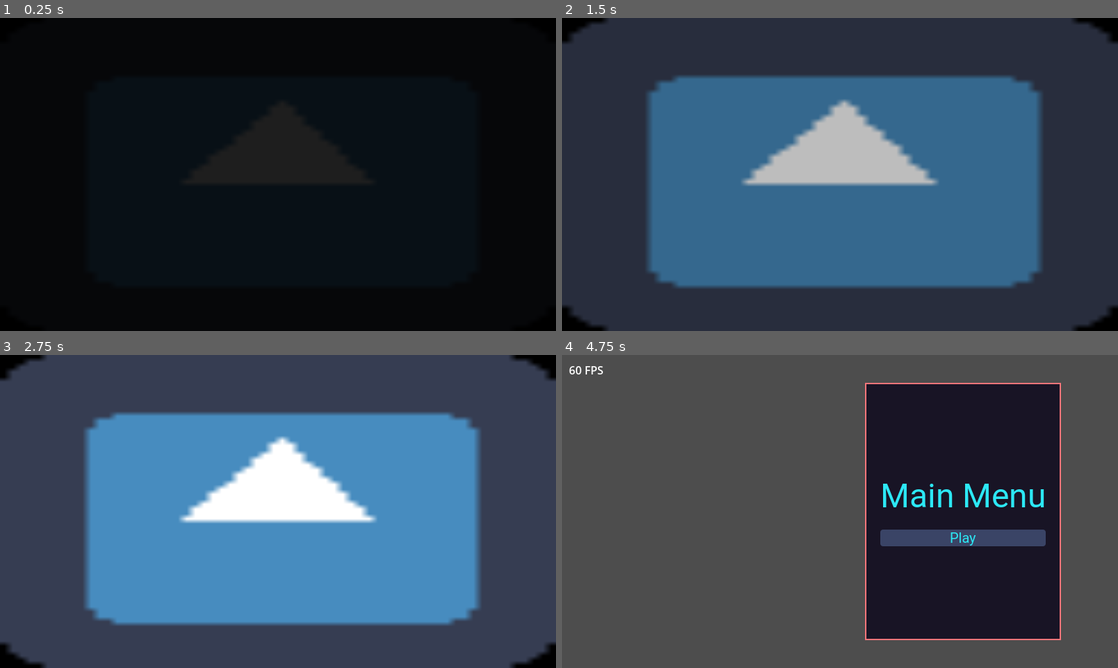
Above: before the commit, frames 1-4 (two rows, left to right).
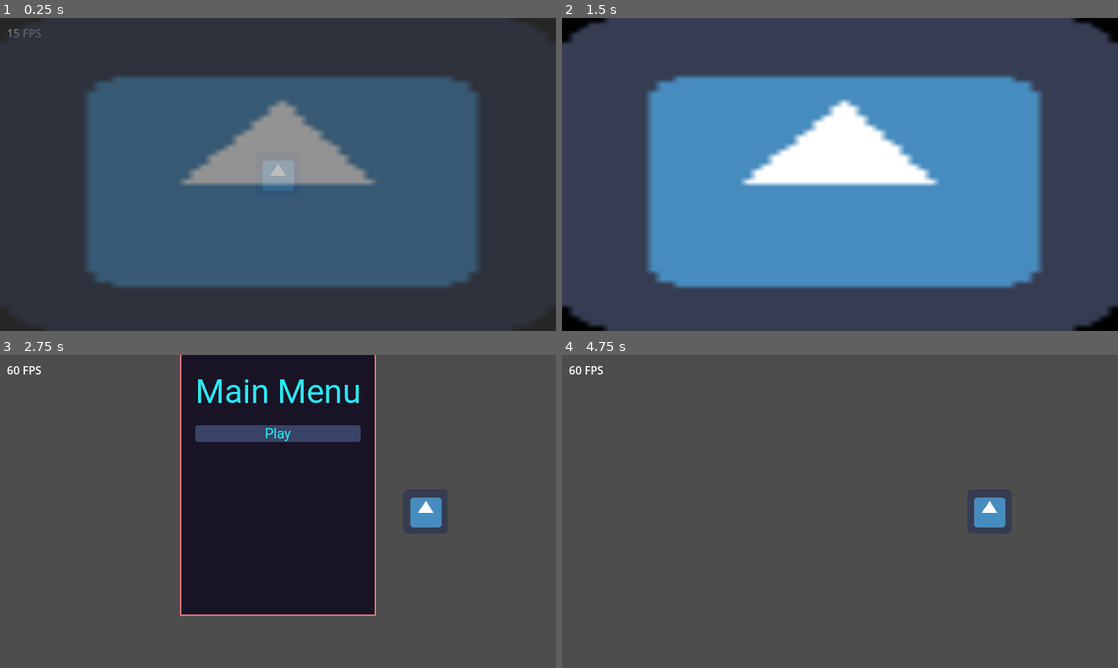
Above: after the commit, the same moments.

Repository: Bloodyaugust/godot-template
Game: Godot game, scene res://scenes/main.tscn
Two runs of this game, one before a commit and one after it. Both use one fixed random seed, a clock stepped at 60 frames per second and the inputs below. The engine's default icon, where the game draws it, is replaced by a stand-in: a white triangle on a blue panel in a dark square.
Inputs (mouse positions are in pixels of both pictures, inside the frame that each line leads up to):
- Up to frame 1 (0.25 s): no input
- Up to frame 2 (1.5 s): tap Enter at 0.5 s; move the mouse to (962, 158) at 0.52 s; hold D (move_right) 0.53-1.25 s; click (962, 158) at 0.67 s; drag from (728, 190) to (812, 237) at 1.27 s
- Up to frame 3 (2.75 s): move the mouse to (333, 442) at 2.02 s; hold D (move_right) from 2.03 s (still down)
- Up to frame 4 (4.75 s): release D (move_right) at 2.75 s; click (840, 433) at 2.75 s, where only the run after the commit has a clickable "Play"; click (840, 589) at 3.5 s, where only the run after the commit has a clickable "Play"; drag from (812, 574) to (673, 464) at 4.27 s

The runs differ from the first frame. In frame 1, 100% of the frame differs, in the area x 0-100%, y 0-100%; in frame 2, 48%; in frame 3, 56%; in frame 4, 29%.

Commit message:
Add ViewController for centralized control of view transitions
- Migrate Splash and MainMenu to ViewController pattern

Diff:
--- a/autoloads/Store.gd
+++ b/autoloads/Store.gd
@@ -6,19 +6,13 @@
 
 var persistent_store:Resource
 var state: Dictionary = {
-  "client_view": "",
+  "client_view": ViewController.CLIENT_VIEWS.NONE,
   "game": "",
-  "tower_selection": null,
-  "tower_build_selection": null,
-  "money": 0,
  }
 
 func start_game() -> void:
-  set_state("client_view", ClientConstants.CLIENT_VIEW_NONE)
+  ViewController.set_client_view(ViewController.CLIENT_VIEWS.NONE)
   set_state("game", GameConstants.GAME_STARTING)
-  set_state("tower_selection", null)
-  set_state("tower_build_selection", null)
-  set_state("money", 0)
 
 func save_persistent_store() -> void:
   if ResourceSaver.save(persistent_store, ClientConstants.CLIENT_PERSISTENT_STORE_PATH) != OK:
@@ -30,11 +24,9 @@
   print("State changed: ", state_key, " -> ", state[state_key])
 
 func _initialize():
-  set_state("client_view", ClientConstants.CLIENT_VIEW_SPLASH)
   set_state("game", GameConstants.GAME_OVER)
-  set_state("tower_selection", null)
-  set_state("tower_build_selection", null)
-  set_state("money", 0)
+
+  (func(): ViewController.set_client_view(ViewController.CLIENT_VIEWS.SPLASH, ViewController.TRANSITION_TYPES.FADE)).call_deferred()
 
 func _ready():
   if FileAccess.file_exists(ClientConstants.CLIENT_PERSISTENT_STORE_PATH):
--- /dev/null
+++ b/autoloads/ViewController.gd
@@ -0,0 +1,53 @@
+extends Node
+
+enum CLIENT_VIEWS {
+  ABOUT,
+  ACHIEVEMENTS,
+  CREDITS,
+  GAME_OVER,
+  MAIN_MENU,
+  SPLASH,
+  NONE,
+}
+
+enum TRANSITION_TYPES {
+  FADE,
+  SLIDE,
+}
+
+var view_instances: Dictionary = {}
+
+var _last_transition_type: TRANSITION_TYPES = TRANSITION_TYPES.SLIDE
+
+func register_view(view: CLIENT_VIEWS, instance: Control) -> void:
+  view_instances[view] = instance
+
+func set_client_view(view: CLIENT_VIEWS, transition: TRANSITION_TYPES = TRANSITION_TYPES.SLIDE) -> void:
+  var _old_instance: CLIENT_VIEWS = Store.state.client_view
+  var _view_tween: Tween = get_tree().create_tween().set_trans(Tween.TRANS_QUAD)
+
+  if _old_instance != CLIENT_VIEWS.NONE:
+    match _last_transition_type:
+      TRANSITION_TYPES.SLIDE:
+        _view_tween.tween_property(view_instances[_old_instance], "position", Vector2(0, -get_viewport().get_visible_rect().size.y), 0.5)
+
+      TRANSITION_TYPES.FADE:
+        _view_tween.tween_property(view_instances[_old_instance], "modulate", Color.TRANSPARENT, 0.5)
+
+    _view_tween.tween_callback(func(): view_instances[_old_instance].visible = false)
+
+  Store.set_state("client_view", view)
+
+  if view != CLIENT_VIEWS.NONE:
+    view_instances[view].visible = true
+
+    match transition:
+      TRANSITION_TYPES.SLIDE:
+        view_instances[view].position = Vector2(0, -get_viewport().get_visible_rect().size.y)
+        _view_tween.tween_property(view_instances[view], "position", Vector2(0, 0), 0.5)
+
+      TRANSITION_TYPES.FADE:
+        view_instances[view].modulate = Color.TRANSPARENT
+        _view_tween.tween_property(view_instances[view], "modulate", Color.WHITE, 0.5)
+
+    _last_transition_type = transition
--- a/lib/chance/WeightedTable.gd
+++ b/lib/chance/WeightedTable.gd
@@ -1,4 +1,4 @@
-extends Reference
+extends Object
 
 var table: Array
 var total_weight: float
@@ -21,7 +21,7 @@
     print(item.chance)
 
 func pick() -> Dictionary:
-  var _pick_weight: float = rand_range(0, total_weight)
+  var _pick_weight: float = randf_range(0, total_weight)
   var _picked_item: Dictionary = {
     "type": null
   }
--- a/project.godot
+++ b/project.godot
@@ -21,6 +21,7 @@
 GDUtil="*res://lib/util/GDUtil.gd"
 ClientConstants="*res://constants/ClientConstants.gd"
 GameConstants="*res://constants/GameConstants.gd"
+ViewController="*res://autoloads/ViewController.gd"
 
 [display]
 
--- a/scenes/main.tscn
+++ b/scenes/main.tscn
@@ -8,119 +8,24 @@
 [ext_resource type="PackedScene" path="res://lib/BetterCam.tscn" id="5"]
 [ext_resource type="Script" path="res://views/Splash.gd" id="6"]
 
-[sub_resource type="Animation" id="Animation_baga0"]
-length = 0.001
-tracks/0/type = "bezier"
-tracks/0/imported = false
-tracks/0/enabled = true
-tracks/0/path = NodePath(".:position:x")
-tracks/0/interp = 1
-tracks/0/loop_wrap = true
-tracks/0/keys = {
-"handle_modes": PackedInt32Array(0),
-"points": PackedFloat32Array(425.5, -0.25, 0, 0.25, 0),
-"times": PackedFloat32Array(0)
-}
-tracks/1/type = "bezier"
-tracks/1/imported = false
-tracks/1/enabled = true
-tracks/1/path = NodePath(".:position:y")
-tracks/1/interp = 1
-tracks/1/loop_wrap = true
-tracks/1/keys = {
-"handle_modes": PackedInt32Array(0),
-"points": PackedFloat32Array(-1000, -0.25, 0, 0.25, 0),
-"times": PackedFloat32Array(0)
-}
-
-[sub_resource type="Animation" id="1"]
-resource_name = "ui_show"
-length = 0.5
-tracks/0/type = "bezier"
-tracks/0/imported = false
-tracks/0/enabled = true
-tracks/0/path = NodePath(".:position:x")
-tracks/0/interp = 1
-tracks/0/loop_wrap = true
-tracks/0/keys = {
-"handle_modes": PackedInt32Array(0, 0),
-"points": PackedFloat32Array(425.5, -0.25, 0, 0.25, 0, 425.5, -0.25, 0, 0.25, 0),
-"times": PackedFloat32Array(0, 0.5)
-}
-tracks/1/type = "bezier"
-tracks/1/imported = false
-tracks/1/enabled = true
-tracks/1/path = NodePath(".:position:y")
-tracks/1/interp = 1
-tracks/1/loop_wrap = true
-tracks/1/keys = {
-"handle_modes": PackedInt32Array(0, 0),
-"points": PackedFloat32Array(-1000, -0.25, 0, 0.25, 0, 0, -0.25, 0, 0.25, 0),
-"times": PackedFloat32Array(0, 0.5)
-}
-
-[sub_resource type="AnimationLibrary" id="AnimationLibrary_dnxrp"]
-_data = {
-"RESET": SubResource("Animation_baga0"),
-"ui_show": SubResource("1")
-}
-
-[sub_resource type="Animation" id="2"]
-resource_name = "ui_show"
-length = 4.0
-tracks/0/type = "value"
-tracks/0/imported = false
-tracks/0/enabled = true
-tracks/0/path = NodePath("TextureRect:modulate")
-tracks/0/interp = 1
-tracks/0/loop_wrap = true
-tracks/0/keys = {
-"times": PackedFloat32Array(0, 2),
-"transitions": PackedFloat32Array(1, 1),
-"update": 0,
-"values": [Color(1, 1, 1, 0), Color(1, 1, 1, 1)]
-}
-tracks/1/type = "value"
-tracks/1/imported = false
-tracks/1/enabled = true
-tracks/1/path = NodePath(".:modulate")
-tracks/1/interp = 1
-tracks/1/loop_wrap = true
-tracks/1/keys = {
-"times": PackedFloat32Array(3, 4),
-"transitions": PackedFloat32Array(1, 1),
-"update": 0,
-"values": [Color(1, 1, 1, 1), Color(1, 1, 1, 0)]
-}
-
-[sub_resource type="AnimationLibrary" id="AnimationLibrary_pxbeb"]
-_data = {
-"ui_show": SubResource("2")
-}
-
 [node name="Node2D" type="Node2D"]
 
 [node name="Player" parent="." instance=ExtResource("1_4pt6e")]
 
 [node name="UIRoot" type="CanvasLayer" parent="."]
 
-[node name="MainMenu" type="MarginContainer" parent="UIRoot"]
-anchors_preset = 13
-anchor_left = 0.5
-anchor_right = 0.5
+[node name="MainMenu" type="CenterContainer" parent="UIRoot"]
+visible = false
+anchors_preset = 15
+anchor_right = 1.0
 anchor_bottom = 1.0
-offset_left = -150.5
-offset_top = -1000.0
-offset_right = 150.5
-offset_bottom = -1000.0
 grow_horizontal = 2
 grow_vertical = 2
 theme = ExtResource("2_1ffbx")
-theme_override_constants/margin_top = 40
-theme_override_constants/margin_bottom = 40
 script = ExtResource("4")
 
 [node name="PanelContainer" type="PanelContainer" parent="UIRoot/MainMenu"]
+custom_minimum_size = Vector2(2.08165e-12, 600)
 layout_mode = 2
 
 [node name="MarginContainer" type="MarginContainer" parent="UIRoot/MainMenu/PanelContainer"]
@@ -147,12 +52,6 @@
 theme_override_font_sizes/font_size = 20
 text = "Play"
 
-[node name="MainMenuAnimationPlayer" type="AnimationPlayer" parent="UIRoot/MainMenu"]
-unique_name_in_owner = true
-libraries = {
-"": SubResource("AnimationLibrary_dnxrp")
-}
-
 [node name="FPS" type="MarginContainer" parent="UIRoot"]
 theme_override_constants/margin_left = 10
 theme_override_constants/margin_top = 10
@@ -173,7 +72,6 @@
 script = ExtResource("6")
 
 [node name="TextureRect" type="TextureRect" parent="UIRoot/Splash"]
-modulate = Color(1, 1, 1, 0)
 layout_mode = 1
 anchors_preset = 15
 anchor_right = 1.0
@@ -182,12 +80,6 @@
 grow_vertical = 2
 texture = ExtResource("2")
 
-[node name="SplashAnimationPlayer" type="AnimationPlayer" parent="UIRoot/Splash"]
-unique_name_in_owner = true
-libraries = {
-"": SubResource("AnimationLibrary_pxbeb")
-}
-
 [node name="BetterCam" parent="." instance=ExtResource("5")]
 key_movement = false
 mouse_drag = false
--- a/views/MainMenu.gd
+++ b/views/MainMenu.gd
@@ -1,24 +1,11 @@
 extends Control
 
-@onready var _animation_player:AnimationPlayer = %MainMenuAnimationPlayer
 @onready var _play_button: Button = %Play
 
 func _on_play_button_pressed() -> void:
   Store.start_game()
 
-func _on_state_changed(state_key: String, substate):
-  match state_key:
-    "client_view":
-      match substate:
-        ClientConstants.CLIENT_VIEW_MAIN_MENU:
-          visible = true
-          _animation_player.play("ui_show")
-        _:
-          _animation_player.play_backwards("ui_show")
-          await _animation_player.animation_finished
-          visible = false
-
 func _ready():
   _play_button.connect("pressed", self._on_play_button_pressed)
 
-  Store.state_changed.connect(self._on_state_changed)
+  ViewController.register_view(ViewController.CLIENT_VIEWS.MAIN_MENU, self)
--- a/views/Splash.gd
+++ b/views/Splash.gd
@@ -1,25 +1,16 @@
 extends Control
 
-@onready var _animation_player:AnimationPlayer = %SplashAnimationPlayer
-
-var _skipped:bool = false
-
-func _on_state_changed(state_key: String, substate):
-  match state_key:
-    "client_view":
-      match substate:
-        ClientConstants.CLIENT_VIEW_SPLASH:
-          visible = true
-          _animation_player.play("ui_show")
-          await _animation_player.animation_finished
-          visible = false
-          Store.set_state("client_view", ClientConstants.CLIENT_VIEW_MAIN_MENU)
-
+var _skipped: bool = false
 
 func _ready():
-  Store.connect("state_changed", self._on_state_changed)
+  ViewController.register_view(ViewController.CLIENT_VIEWS.SPLASH, self)
+
+  await get_tree().create_timer(2).timeout
+
+  if !_skipped:
+    ViewController.set_client_view(ViewController.CLIENT_VIEWS.MAIN_MENU)
 
 func _unhandled_input(event):
-  if event is InputEventKey && !event.pressed && event.keycode == KEY_ESCAPE && !_skipped:
-    _animation_player.seek(_animation_player.current_animation_length - 0.1)
+  if event is InputEventKey && !event.pressed && event.keycode == KEY_ESCAPE:
     _skipped = true
+    ViewController.set_client_view(ViewController.CLIENT_VIEWS.MAIN_MENU)
Not shown: 1 places in scenes/main.tscn that only renumber resources
